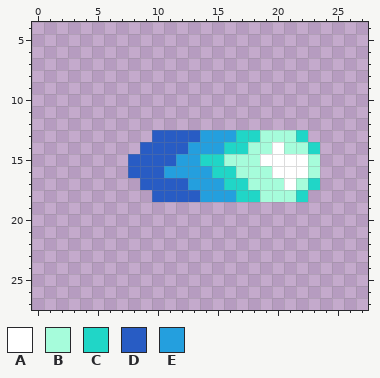
A pixel-art file gets an edit: Assets/Arts/Rogue Lite Asset Pack/Player Character/Gun/Bullet/Fire_Bullet.aseprite. Above is the file before it was changed.
1024x1024 pixels, 1 frame. Shown: x 0..27, y 4..27.
Palette (. is transparent): A #ffffff  B #a6fcdb  C #20d6c7  D #285cc4  E #249fde
The result:
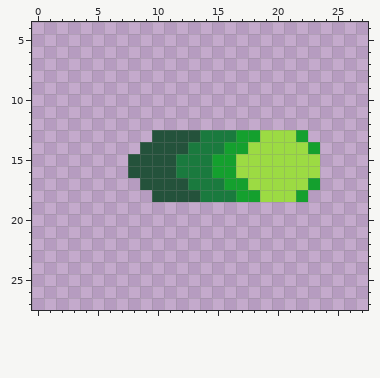
From old to new:
layer "PoisonBullet" added
layer "IceBullet" now hidden
colour B: #a6fcdb -> #9cdb43
colour C: #20d6c7 -> #14a02e
colour D: #285cc4 -> #24523b
colour E: #249fde -> #1a7a3e
y 14: x 20 A -> B
y 15: x 14 C -> E; x 16 B -> C; x 19..22 AAAA -> BBBB
y 16: x 11 E -> D; x 20..22 AAA -> BBB
y 17: x 21 A -> B
